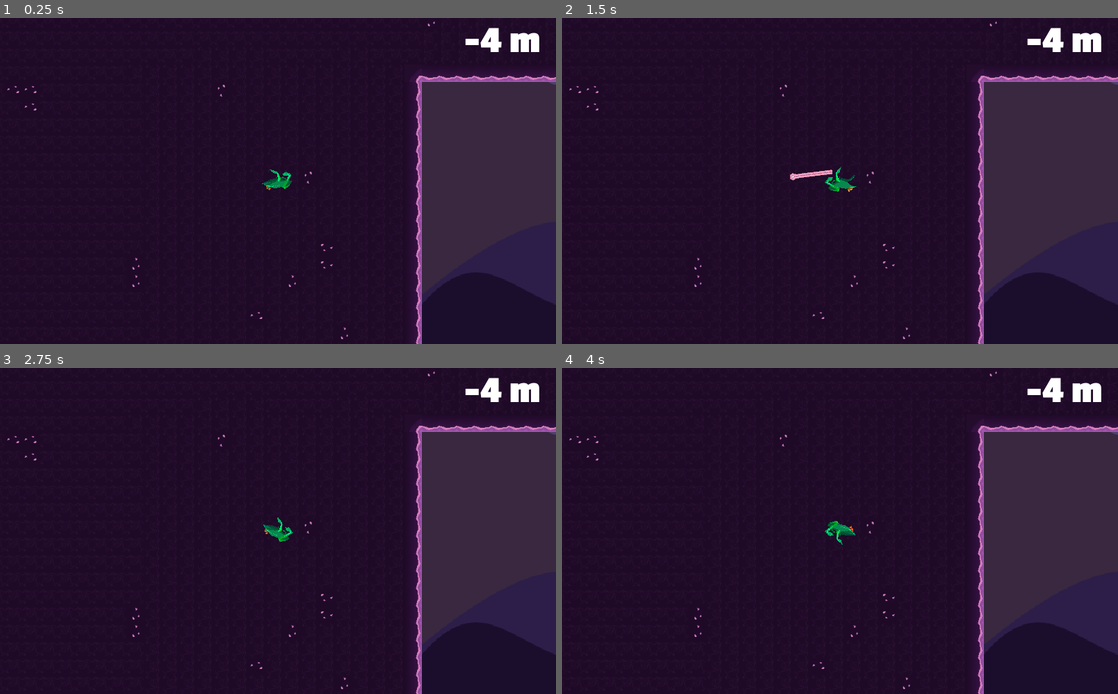
Above: before the commit, frames 1-4 (two rows, left to right).
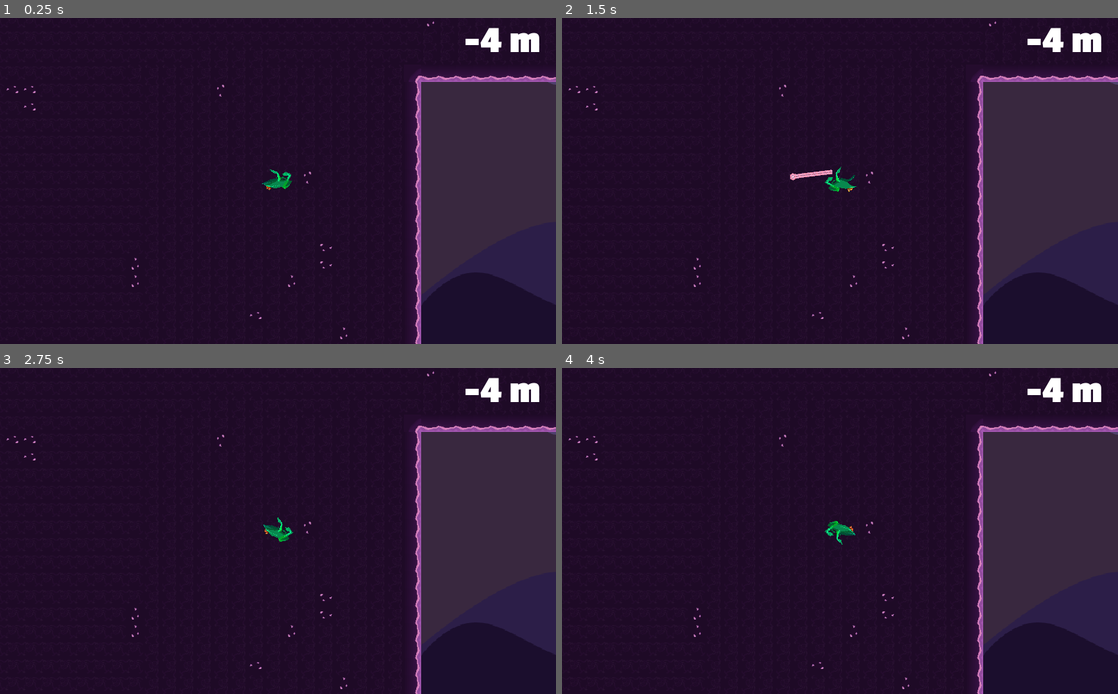
Above: after the commit, the same moments.

Repository: lemonsaurus/slurp-ninja
Game: Godot game, scene res://main.tscn
Two runs of this game, one before a commit and one after it. Both use one fixed random seed, a clock stepped at 60 frames per second and the inputs below.
Inputs (mouse positions are in pixels of both pictures, inside the frame that each line leads up to):
- Up to frame 1 (0.25 s): no input
- Up to frame 2 (1.5 s): tap Enter at 0.5 s; move the mouse to (962, 164) at 0.52 s; click (962, 164) at 0.67 s; move the mouse to (728, 197) at 1.27 s; click (728, 197) at 1.42 s
- Up to frame 3 (2.75 s): move the mouse to (333, 459) at 2.02 s; click (333, 459) at 2.17 s
- Up to frame 4 (4 s): move the mouse to (812, 596) at 2.77 s; click (812, 596) at 2.92 s; move the mouse to (1006, 579) at 3.52 s; click (1006, 579) at 3.67 s

The runs differ from the first frame. In frame 1, 0.6% of the frame differs, in the area x 1-100%, y 1-100%; in frame 2, 0.6%; in frame 3, 0.6%; in frame 4, 0.6%.

Commit message:
Add a fly enemy.

Diff:
--- a/main.tscn
+++ b/main.tscn
@@ -9,6 +9,7 @@
 [ext_resource path="res://objects/ui/UI.gd" type="Script" id=7]
 [ext_resource path="res://assets/images/background/6.png" type="Texture" id=8]
 [ext_resource path="res://assets/images/background/4.png" type="Texture" id=9]
+[ext_resource path="res://objects/enemies/LargeFly.tscn" type="PackedScene" id=10]
 
 [sub_resource type="RectangleShape2D" id=1]
 
@@ -17,11 +18,19 @@
 [node name="UI" parent="." instance=ExtResource( 5 )]
 script = ExtResource( 7 )
 
-[node name="World" type="TileMap" parent="."]
+[node name="CeilingPlatforms" type="TileMap" parent="."]
 tile_set = ExtResource( 2 )
 cell_size = Vector2( 32, 32 )
 format = 1
 tile_data = PoolIntArray( -1966072, -1610612734, 0, -1966071, -1610612734, 0, -1966070, -1610612734, 0, -1966069, -1610 …(47848 unchanged characters)…
+
+[node name="MiddlePlatforms" type="TileMap" parent="."]
+tile_set = ExtResource( 2 )
+cell_size = Vector2( 32, 32 )
+collision_layer = 32
+collision_mask = 4
+format = 1
+tile_data = PoolIntArray( -65520, -1073741821, 0, -65519, 0, 0, -65518, 0, 0, -65517, 0, 0, -65516, 0, 0, -65515, 0, 0, -65514, 0, 0, -65513, 0, 0, -65512, 3, 0, 16, -1073741824, 0, 17, -1610612734, 0, 18, -1610612734, 0, 19, -1610612734, 0, 20, -1610612734, 0, 21, -1610612734, 0, 22, -1610612734, 0, 23, -1610612734, 0, 24, -1610612736, 0, 65552, 1610612739, 0, 65553, 1610612736, 0, 65554, 1610612736, 0, 65555, 1610612736, 0, 65556, 1610612736, 0, 65557, 1610612736, 0, 65558, 1610612736, 0, 65559, 1610612736, 0, 65560, -1610612733, 0 )
 
 [node name="StartPlatform" type="TileMap" parent="."]
 tile_set = ExtResource( 2 )
@@ -90,7 +99,11 @@
 [node name="BackgroundMusic" type="AudioStreamPlayer" parent="."]
 stream = ExtResource( 3 )
 volume_db = -8.864
-autoplay = true
+
+[node name="LargeFly" parent="." instance=ExtResource( 10 )]
+position = Vector2( 625.523, 140.326 )
+fly_speed = 50
 
 [connection signal="player_death" from="Player" to="UI" method="_on_death"]
 [connection signal="body_entered" from="DeathZone" to="Player" method="_on_death"]
+[connection signal="fly_moved" from="LargeFly" to="Player" method="_on_fly_moved"]
--- a/objects/Tongue.tscn
+++ b/objects/Tongue.tscn
@@ -17,11 +17,12 @@
 texture = ExtResource( 2 )
 centered = false
 region_enabled = true
-region_rect = Rect2( 0, 0, 32, 180 )
+region_rect = Rect2( 0, 0, 32, 32 )
 
 [node name="Tip" type="KinematicBody2D" parent="."]
 position = Vector2( 1.41422, 2.82843 )
 collision_layer = 4
+collision_mask = 33
 
 [node name="Sprite" type="Sprite" parent="Tip"]
 position = Vector2( 1, 0 )
--- /dev/null
+++ b/objects/enemies/LargeFly.gd
@@ -0,0 +1,58 @@
+extends KinematicBody2D
+
+signal fly_moved (new_location)
+
+export var fly_speed = 30
+onready var initial_y = self.global_position.y
+onready var initial_x = self.global_position.x
+onready var tongue = $"../Player/Tongue/Tip"
+
+var velocity = Vector2(0,0)
+var being_slurped = false
+
+
+func _physics_process(_delta):
+	"""Move the fly around, but not too much.
+
+	TODO: Make this not suck.
+	"""
+
+	match being_slurped:
+		false:
+			# Set initial movement
+			velocity.y = rand_range(-self.fly_speed, self.fly_speed)
+			velocity.x = rand_range(-self.fly_speed, self.fly_speed)
+
+			# If we're more than 10 pixels off initial position,
+			# we'll start moving back towards initial.
+			var y_distance = self.global_position.y - self.initial_y
+			var x_distance = self.global_position.x - self.initial_x
+
+			# Handle y distance
+			if abs(y_distance) > 5:
+				if y_distance > 0:
+					velocity.y = rand_range(-self.fly_speed, -1)
+				else:
+					velocity.y = rand_range(1, self.fly_speed)
+
+			# Handle x distance
+			if abs(x_distance) > 5:
+				if x_distance > 0:
+					velocity.x = rand_range(-self.fly_speed, 1)
+				else:
+					velocity.x = rand_range(1, self.fly_speed)
+
+		true:
+			velocity.y = rand_range(self.fly_speed * 10, 0)
+			velocity.x = rand_range(-self.fly_speed, 0)
+
+	move_and_slide(velocity, Vector2.UP)
+
+
+func _on_being_slurped(body):
+	"""Handle slurps."""
+	if body == tongue:
+		self.being_slurped = true
+		$Sprite.frame = 1
+		$SFX/Idle.stop()
+		$SFX/Dead.play()
--- /dev/null
+++ b/objects/enemies/LargeFly.tscn
@@ -0,0 +1,48 @@
+[gd_scene load_steps=7 format=2]
+
+[ext_resource path="res://assets/sfx/Fly_Small_Idle.mp3" type="AudioStream" id=1]
+[ext_resource path="res://assets/images/fly.png" type="Texture" id=2]
+[ext_resource path="res://objects/enemies/LargeFly.gd" type="Script" id=3]
+[ext_resource path="res://assets/sfx/Fly_Small_Eaten_01.mp3" type="AudioStream" id=4]
+
+[sub_resource type="CircleShape2D" id=1]
+radius = 10.8876
+
+[sub_resource type="CircleShape2D" id=2]
+radius = 10.8439
+
+[node name="LargeFly" type="KinematicBody2D"]
+scale = Vector2( 3, 3 )
+collision_layer = 16
+collision_mask = 0
+script = ExtResource( 3 )
+fly_speed = 10
+
+[node name="Sprite" type="Sprite" parent="."]
+texture = ExtResource( 2 )
+hframes = 2
+
+[node name="CollisionShape2D" type="CollisionShape2D" parent="."]
+position = Vector2( -2.47767, 3.42155 )
+shape = SubResource( 1 )
+
+[node name="SFX" type="Node" parent="."]
+
+[node name="Idle" type="AudioStreamPlayer" parent="SFX"]
+stream = ExtResource( 1 )
+volume_db = -8.864
+autoplay = true
+
+[node name="Dead" type="AudioStreamPlayer2D" parent="SFX"]
+stream = ExtResource( 4 )
+volume_db = -4.136
+attenuation = 0.0980731
+
+[node name="Area2D" type="Area2D" parent="."]
+
+[node name="CollisionShape2D" type="CollisionShape2D" parent="Area2D"]
+position = Vector2( -2.49718, 3.1839 )
+shape = SubResource( 2 )
+
+[connection signal="body_entered" from="Area2D" to="." method="_on_being_slurped"]
+[connection signal="body_exited" from="Area2D" to="." method="_on_slurp_exit"]
--- a/project.godot
+++ b/project.godot
@@ -34,6 +34,8 @@
 2d_physics/layer_2="Player"
 2d_physics/layer_3="Hook"
 2d_physics/layer_4="StartPlatform"
+2d_physics/layer_5="Enemies"
+2d_physics/layer_6="MiddlePlatforms"
 
 [physics]
 
Binary file added: assets/images/fly.png
Not shown, added: assets/images/fly.png.import
Not shown: 1 places in main.tscn that only renumber resources
